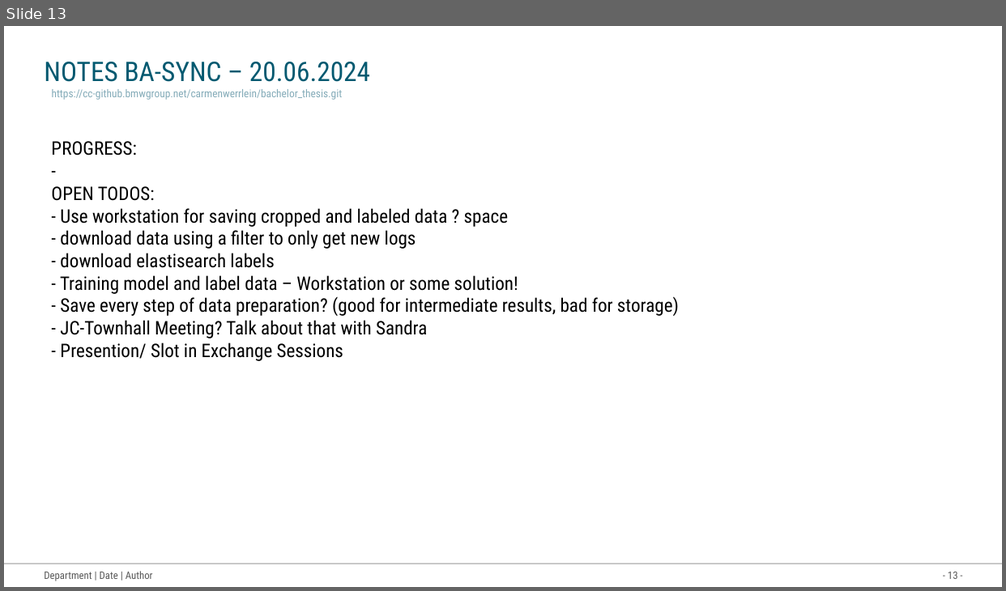
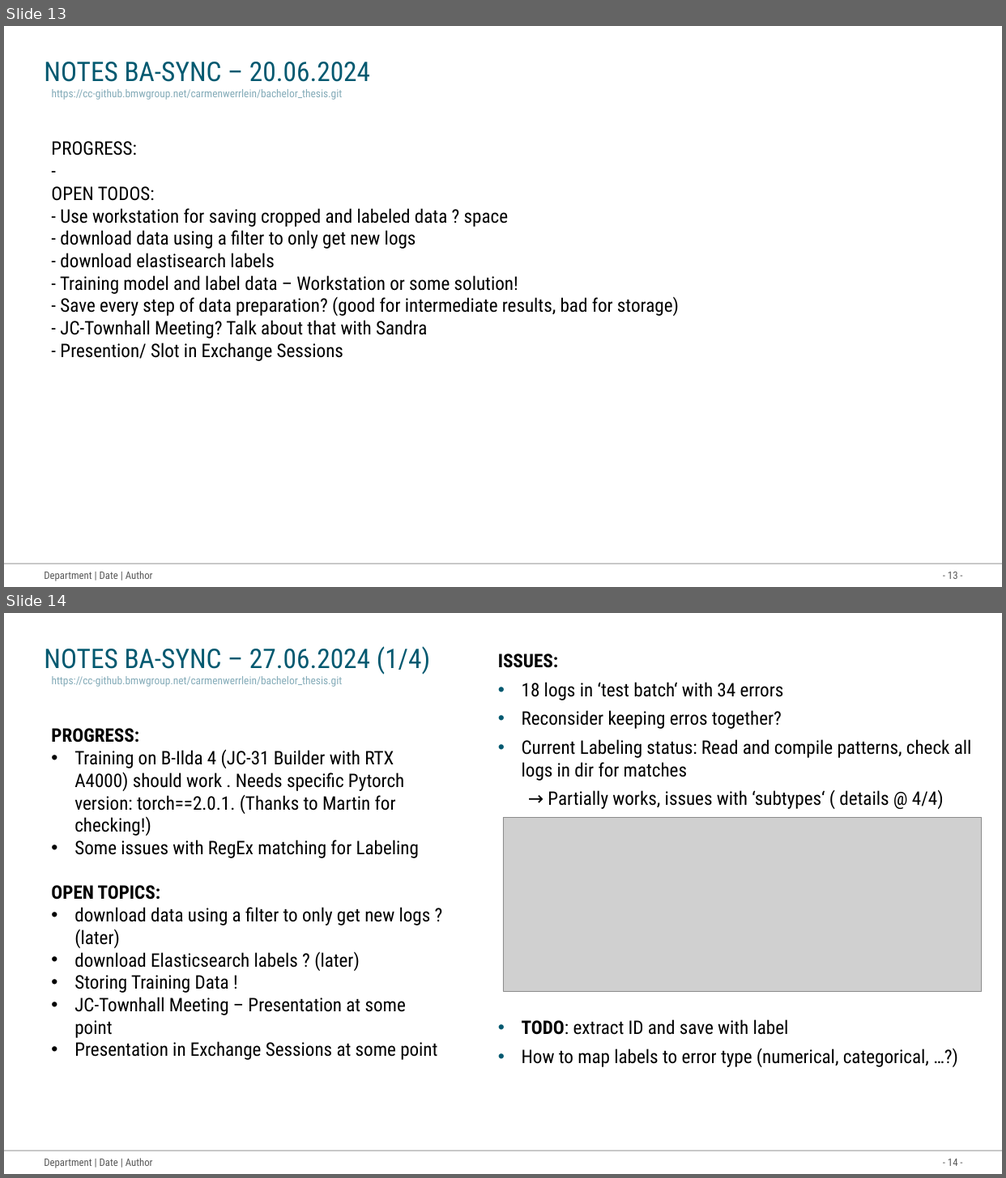
Before and after one commit to Werrwolf/bachelor-thesis, a slide deck: dokumentation_things/Roadmap Bachelor thesis.pptx. Shown one above the other, each under a label of ours: slide 13 before the commit, slides 13 and 14 after it. The pictures are 1006x591 and 1006x1178 pixels, drawn with LibreOffice and Linux fonts; fonts in the diff are those of the drawing; grey boxes stand for pictures. Boxes give left, top, right and bottom in pixels: in the first picture for what was removed or moved away, otherwise in the second. Text is boxed around its words. In the diff, an @@ line names an element or a change of style, - is before the commit and + after.

```diff
--- a/dokumentation_things/Roadmap Bachelor thesis.pptx
+++ b/dokumentation_things/Roadmap Bachelor thesis.pptx
@@ slide 14 added at (x1=4, y1=613, x2=1002, y2=1174), background #FFFFFF; not listed: 3 template elements that a slide beside it also shows @@
@@ title added at (x1=44, y1=646, x2=430, y2=675), 26 pt, text #035970 @@
+NOTES BA-SYNC – 27.06.2024 (1/4)
@@ text added at (x1=498, y1=653, x2=972, y2=1067), 18 pt, text #000000 @@
+ISSUES:
+• 18 logs in ‘test batch‘ with 34 errors
+• Reconsider keeping erros together?
+• Current Labeling status: Read and compile patterns, check all logs in dir for matches
+→ Partially works, issues with ‘subtypes‘ ( details @ 4/4)
+• TODO: extract ID and save with label
+• How to map labels to error type (numerical, categorical, …?)
@@ text added at (x1=52, y1=676, x2=343, y2=687), 10.5 pt, text #85ACB9 @@
+https://cc-github.bmwgroup.net/carmenwerrlein/bachelor_thesis.git
@@ text added at (x1=51, y1=728, x2=431, y2=1057), 18 pt, text #000000 @@
+PROGRESS:
+• Training on B-Ilda 4 (JC-31 Builder with RTX A4000) should work . Needs specific Pytorch version: torch==2.0.1. (Thanks to Martin for checking!)
+• Some issues with RegEx matching for Labeling
+OPEN TOPICS:
+• download data using a filter to only get new logs ? (later)
+• download Elasticsearch labels ? (later)
+• Storing Training Data !
+• JC-Townhall Meeting – Presentation at some point
+• Presentation in Exchange Sessions at some point
@@ picture added at (x1=503, y1=817, x2=982, y2=991) @@
```
Also in this commit, not shown: 3 other slides added.
